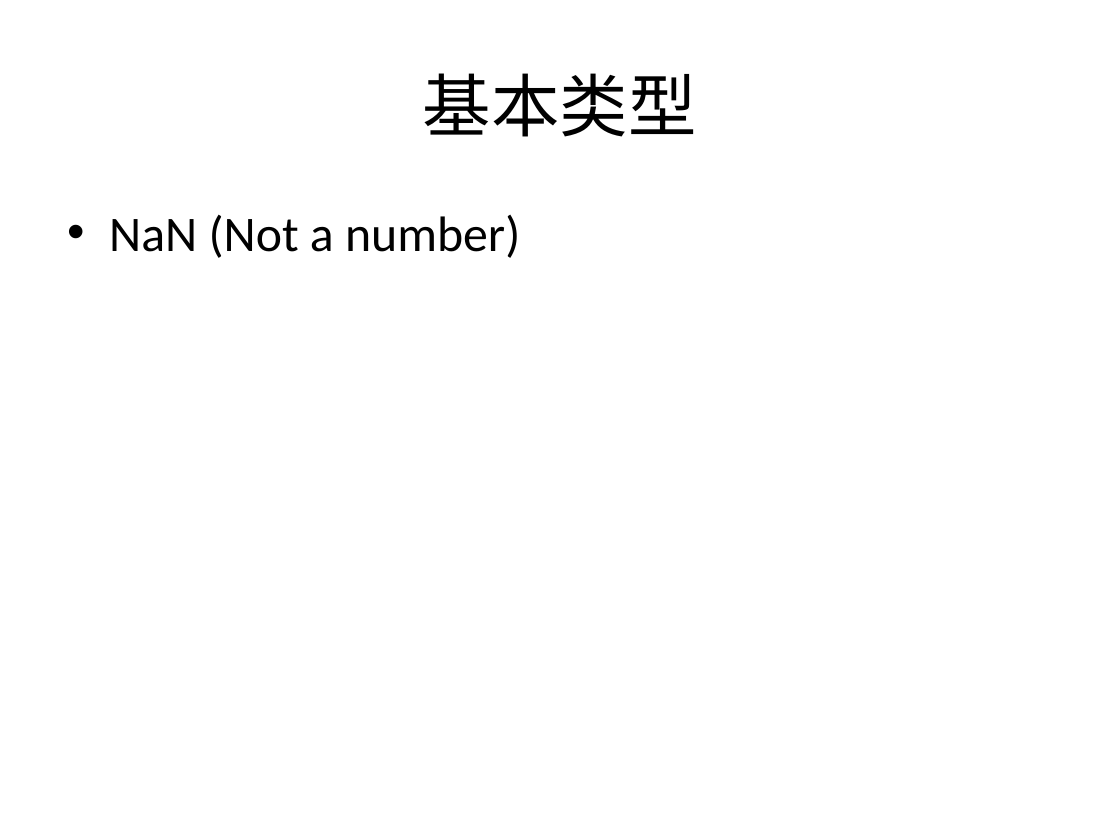
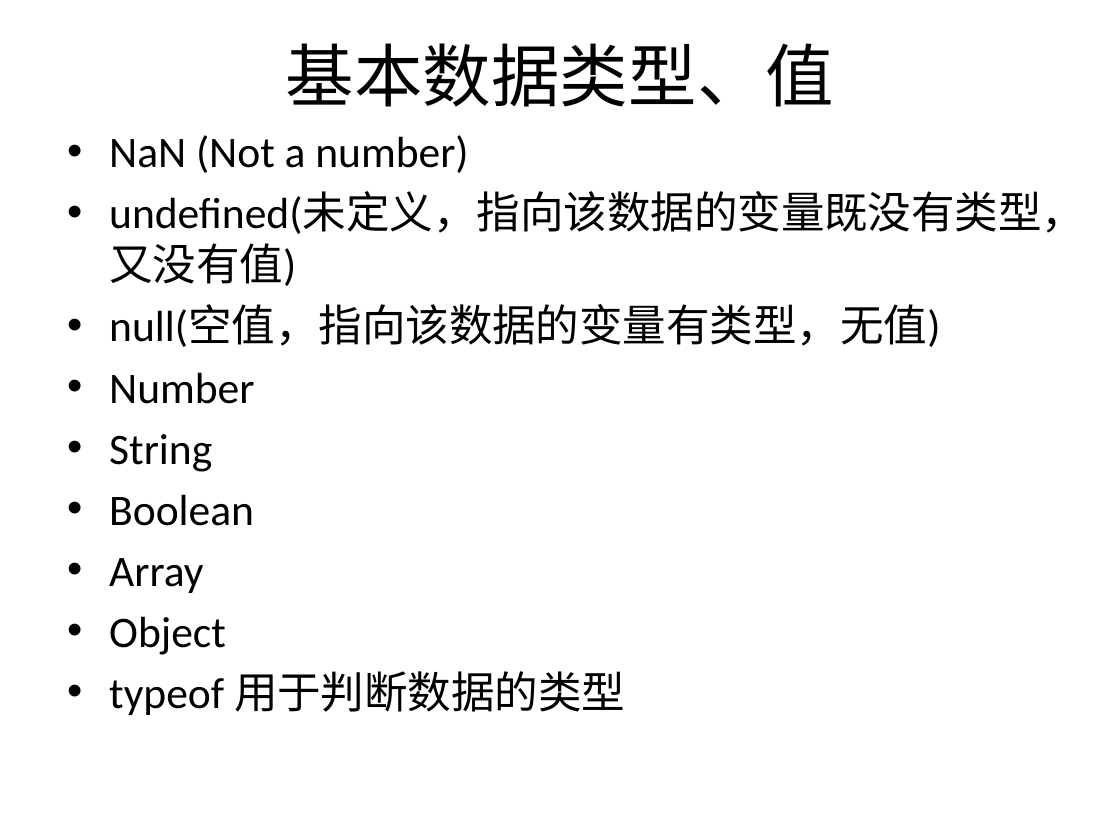
Before and after one commit to plter/HTML5Course20160801, a slide deck: slide 5 of 讲义.pptx (slide 4 before the commit). Drawn at 1120x840 pixels with LibreOffice and Linux fonts; fonts in the diff are those of the drawing. Boxes give left, top, right and bottom in pixels: in the first picture for what was removed or moved away, otherwise in the second. Text is boxed around its words. In the diff, an @@ line names an element or a change of style, - is before the commit and + after.

```diff
--- a/讲义.pptx
+++ b/讲义.pptx
@@ title at <box>286,43,834,107</box>: text changed @@
-基本类型
+基本数据类型、值
@@ text "NaN (Not a number)": place and size @@
-text "NaN (Not a number)" at <box>109,215,520,258</box>
+text "NaN (Not a number)" at <box>109,135,1085,715</box>
@@ text at <box>109,135,468,173</box>: size 32 to 28 pt in "NaN (Not a number)" @@
@@ text at <box>109,192,1085,715</box>: paragraphs added @@
+• undefined(未定义，指向该数据的变量既没有类型，又没有值)
+• null(空值，指向该数据的变量有类型，无值)
+• Number
+• String
+• Boolean
+• Array
+• Object
+• typeof 用于判断数据的类型
```
Also in this commit, not shown: 2 slides added, 16 other files.
